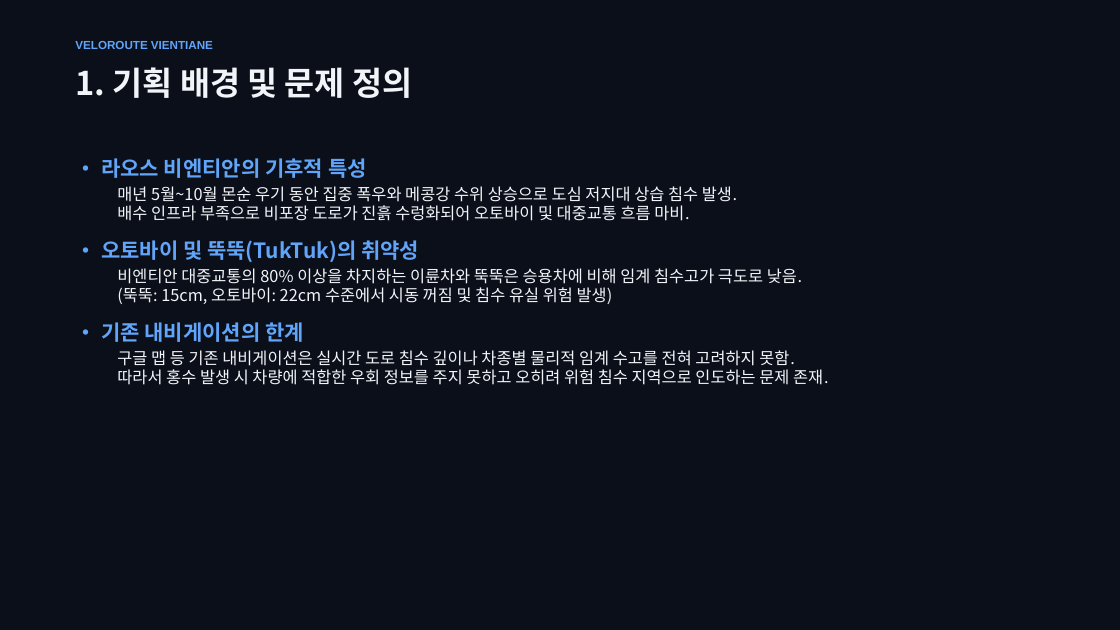
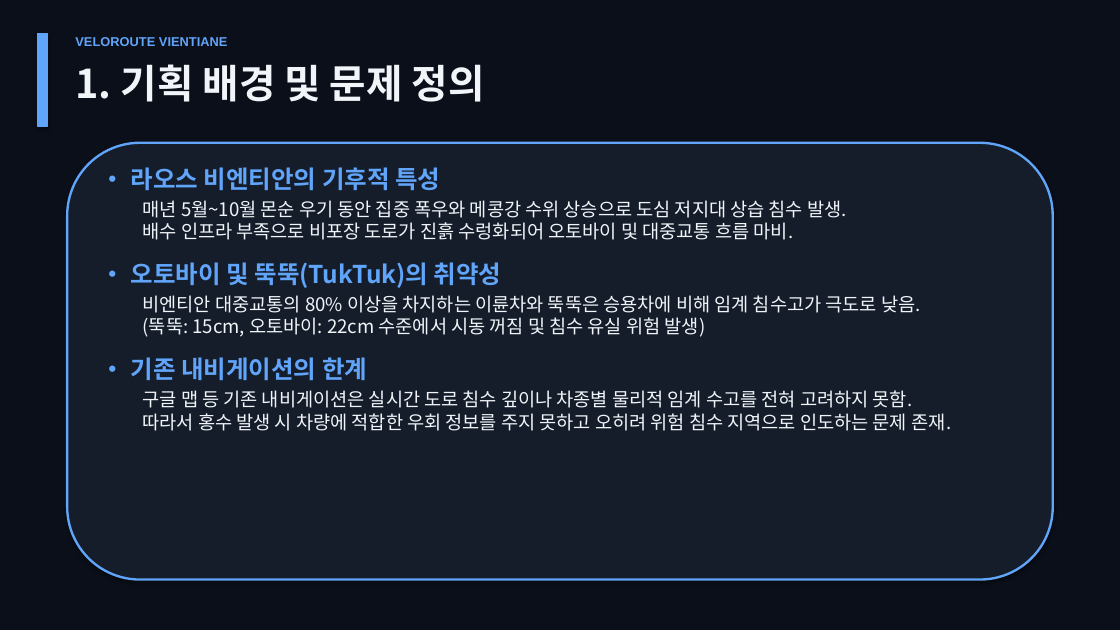
Before and after one commit to HTGAM/HackerThon_VeloRoute, a slide deck: slide 2 of VeloRoute_Vientiane_Presentation.pptx. Drawn at 1120x630 pixels with LibreOffice and Linux fonts; fonts in the diff are those of the drawing. Boxes give left, top, right and bottom in pixels: in the first picture for what was removed or moved away, otherwise in the second. Text is boxed around its words. In the diff, an @@ line names an element or a change of style, - is before the commit and + after.

Commit message:
design: upgrade app and ppt presentation visibility for hackathon booth

```diff
--- a/VeloRoute_Vientiane_Presentation.pptx
+++ b/VeloRoute_Vientiane_Presentation.pptx
@@ text "VELOROUTE VIENTIANE" at [75,37,228,46]: size 10 to 11 pt @@
@@ rectangle added at [38,34,48,126], fill #60A5FA, outline #60A5FA 1 pt @@
@@ text "1. 기획 배경 및 문제 ..." at [75,64,485,102]: size 28 to 34 pt @@
@@ rounded rectangle added at [67,143,1053,580], fill #151D2B, outline #60A5FA 2 pt @@
@@ text "• 라오스 비엔티안의 기후적 특성": place and size @@
-text "• 라오스 비엔티안의 기후적 특성" at [101,158,829,385]
+text "• 라오스 비엔티안의 기후적 특성" at [131,167,951,431]
@@ text "• 라오스 비엔티안의 기후적 특성" at [131,167,951,431]: size 18 to 21 pt in "• 라오스 비엔티안의 기후적 특성", "• 오토바이 및 뚝뚝(TukTuk)의 취약성", "• 기존 내비게이션의 한계"; size 14 to 16 pt in "매년 5월~10월 몬순 우기 동안 집중 폭우와 ...", "비엔티안 대중교통의 80% 이상을 차지하는 이륜차와 뚝뚝은 ...", "구글 맵 등 기존 내비게이션은 실시간 도로 ..."; more space between paragraphs @@
```
Also in this commit, not shown: 7 other slides changed, 6 other files.
